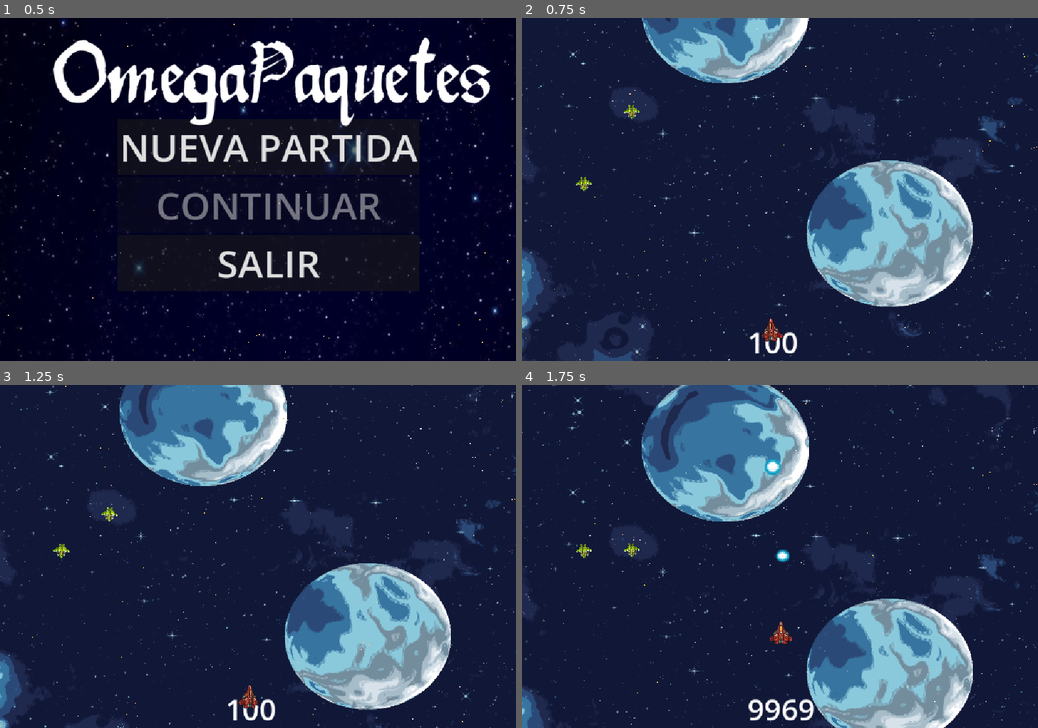
Above: before the commit, frames 1-4 (two rows, left to right).
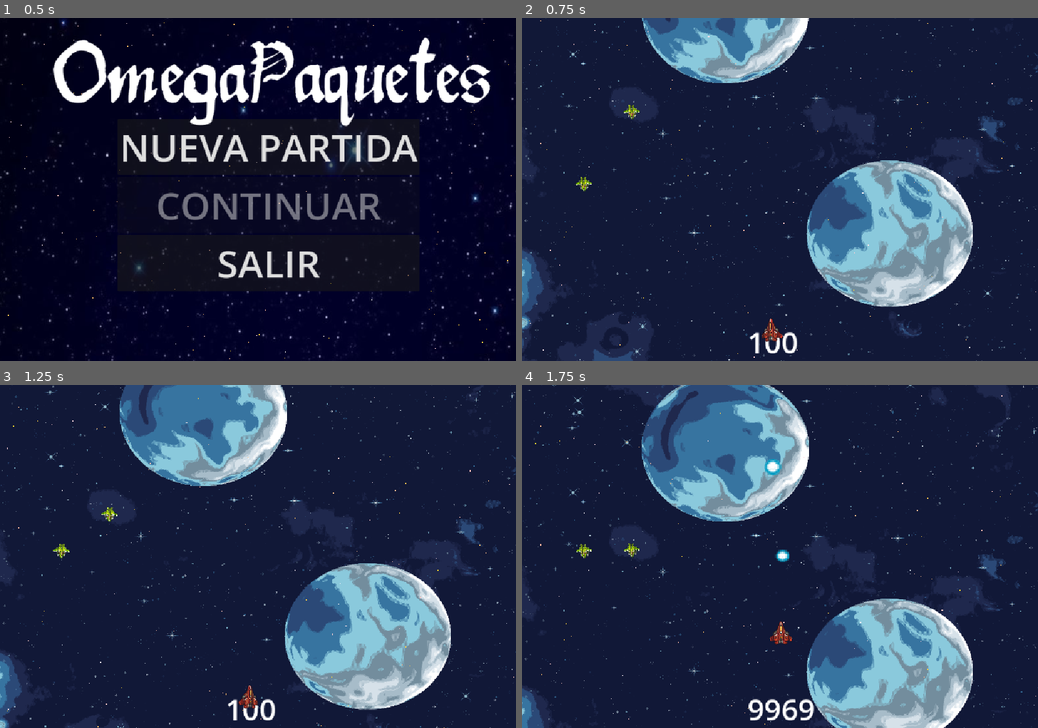
Above: after the commit, the same moments.

Repository: PiaBO/20GamesChallengeGodot
Game: Godot game, scene res://menus/main_menu.tscn
Same seed, same stepped clock (60 frames per second), same inputs: the game is played once before the commit and once after it.
Inputs:
- Up to frame 1 (0.5 s): no input
- Up to frame 2 (0.75 s): click "NUEVA PARTIDA" at 0.5 s
- Up to frame 3 (1.25 s): no input
- Up to frame 4 (1.75 s): tap Enter (ui_accept) at 1.25, 1.52 s; hold W (arriba) from 1.28 s (still down); tap D (der) at 1.35 s

Frame 1 is identical in both runs. In frame 2, less than 0.1% of the frame differs, in the area x 0-100%, y 0-100%; in frame 3, less than 0.1%; in frame 4, less than 0.1%.

Commit message:
fix particulas game

Diff:
--- a/3/river-raid/menus/game.tscn
+++ b/3/river-raid/menus/game.tscn
@@ -88,8 +88,8 @@
 mouse_filter = 2
 
 [node name="GPUParticles2D" type="GPUParticles2D" parent="Control" unique_id=1665038716]
-position = Vector2(583, 799)
-rotation = -1.5726936
+position = Vector2(529, 1.000061)
+rotation = -4.708147
 amount = 555
 lifetime = 20.0
 preprocess = 20.0
--- a/3/river-raid/project.godot
+++ b/3/river-raid/project.godot
@@ -12,7 +12,7 @@
 
 config/name="RiverRaid"
 run/main_scene="uid://c60gtktgkdpwg"
-config/features=PackedStringArray("4.6", "Forward Plus")
+config/features=PackedStringArray("4.7", "Forward Plus")
 config/icon="res://icon.svg"
 
 [autoload]
